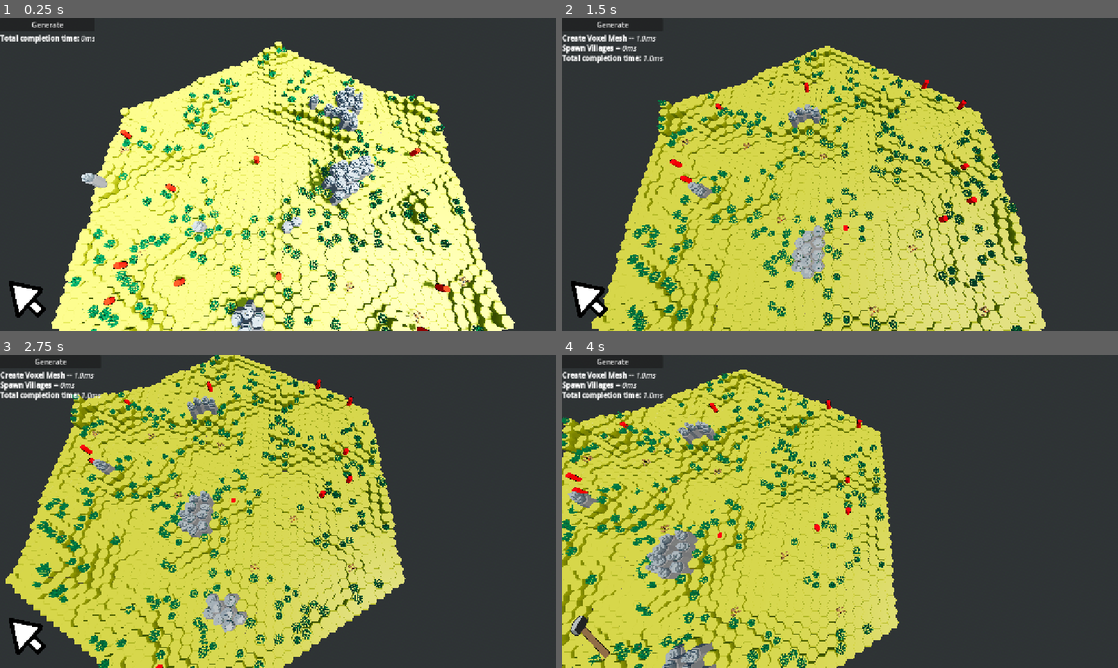
Above: before the commit, frames 1-4 (two rows, left to right).
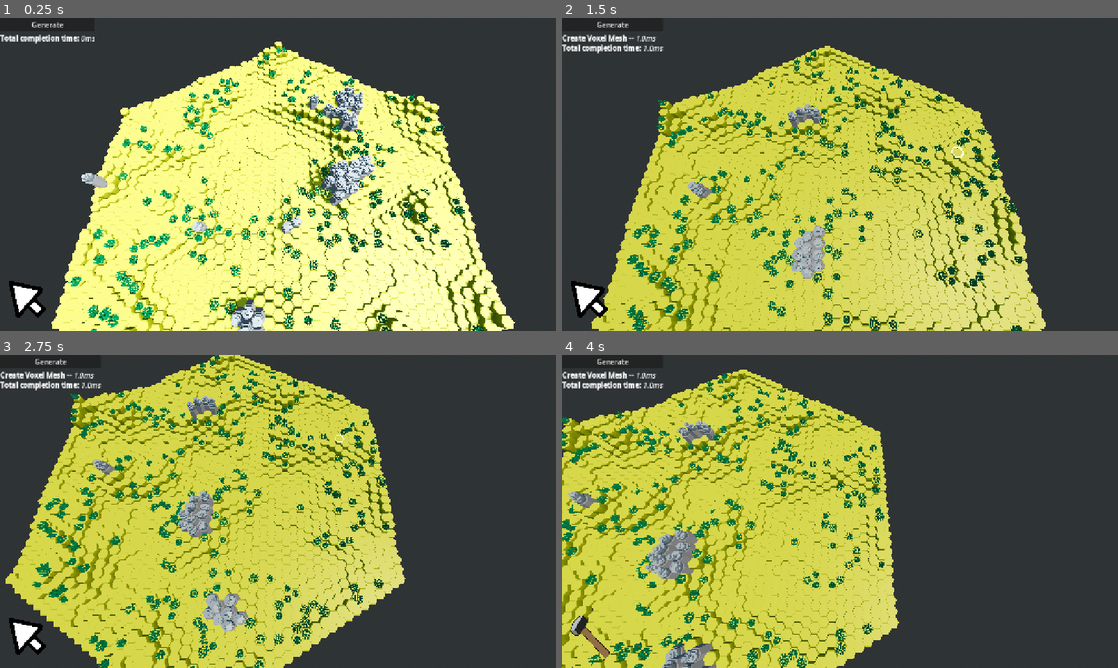
Above: after the commit, the same moments.

Repository: forzinkahd/HexaKingdomGameRepo
Game: Godot game, scene res://Scenes/GameScene.tscn
Same seed, same stepped clock (60 frames per second), same inputs: the game is played once before the commit and once after it.
Inputs (mouse positions are in pixels of both pictures, inside the frame that each line leads up to):
- Up to frame 1 (0.25 s): no input
- Up to frame 2 (1.5 s): click "Generate" at 0.5 s; tap Enter at 1.25 s; move the mouse to (962, 158) at 1.27 s; hold D (MoveRight) from 1.28 s (still down); click (962, 158) at 1.35 s
- Up to frame 3 (2.75 s): right-click (400, 495) at 1.55 s; move the mouse to (166, 527) at 2.02 s; release D (MoveRight) at 2.03 s; hold S (MoveBackwards) from 2.03 s (still down); right-click (166, 527) at 2.1 s; tap 1 (Select) at 2.3 s
- Up to frame 4 (4 s): move the mouse to (895, 442) at 2.77 s; release S (MoveBackwards) at 2.78 s; hold D (MoveRight) 2.78-3.53 s; tap 1 (Select) at 2.85 s; click (895, 442) at 3.05 s; move the mouse to (812, 574) at 3.52 s; hold W (MoveForward) from 3.53 s (still down); tap 2 (Build) at 3.6 s; click (812, 574) at 3.67 s; right-click (812, 574) at 3.8 s

The runs differ from the first frame. In frame 1, 0.7% of the frame differs, in the area x 18-85%, y 23-100%; in frame 2, 1.0%, in the area x 0-77%, y 8-96%; in frame 3, 0.9%; in frame 4, 0.9%.

Commit message:
Cursor implementation

Diff:
--- a/scripts/WorldGen/Voxel/chunk.gd
+++ b/scripts/WorldGen/Voxel/chunk.gd
@@ -21,47 +21,93 @@
 	body.add_child(col)
 
 
+var voxels_by_xz: Dictionary = {} # Vector2i -> Voxel
+
 func fill_pos_dict():
+	voxel_layers.clear()
+	voxels_by_xz.clear()
 	for v: Voxel in voxels:
-		var y = v.grid_position_xyz.y
-		if not voxel_layers.has(y):
-			voxel_layers[y] = []
-			#print("Voxel layer: ", y)
-		voxel_layers[y].append(v)
+		voxels_by_xz[v.grid_position_xz] = v
+		# you can keep voxel_layers if other systems still use it
 
 
 func voxel_at_point(hd: HitData) -> Voxel:
-	# convert hit point to approx grid xz using nearest neighbor search
-	# simplest: pick random surface voxel and greedy across planar neighbors (same as you do, but ignore y)
-	var corrected_pos: Vector3 = hd.point
+	# Move slightly into the surface so we don't get edge ambiguity
+	var p: Vector3 = hd.point - hd.normal * 0.01
 
-	# pick any voxel as start
-	if voxels.is_empty():
-		return null
+	var key: Vector2i
+	if WorldMap.is_map_staggered:
+		key = _pick_offset_hex_xz(p)
+	else:
+		key = _pick_axial_hex_xz(p)
 
-	var current: Voxel = voxels.pick_random()
-	var current_dist: float = Vector2(current.world_position.x, current.world_position.z).distance_to(
-		Vector2(corrected_pos.x, corrected_pos.z)
-	)
+	var v: Voxel = voxels_by_xz.get(key)
+	if v != null:
+		return v
 
-	var visited: Array[Voxel] = []
+	# Fallback: if something went out of bounds, return nearest by scan (rare)
+	return _fallback_nearest_by_xz(p)
 
-	while true:
-		var found_better := false
-		var neighbors: Array[Voxel] = WorldMap.get_tile_neighbors_surface(current) # NEW function
-		for n in neighbors:
-			if visited.has(n):
-				continue
-			var dist := Vector2(n.world_position.x, n.world_position.z).distance_to(
-				Vector2(corrected_pos.x, corrected_pos.z)
-			)
-			if dist < current_dist:
-				current = n
-				current_dist = dist
-				found_better = true
 
-		visited.append(current)
-		if not found_better:
-			break
+func _pick_axial_hex_xz(p: Vector3) -> Vector2i:
+	var size: float = WorldMap.world_settings.voxel_size
+	var sqrt3: float = sqrt(3.0)
 
-	return current
+	# Normalize to "hex space"
+	var px: float = p.x / size
+	var pz: float = p.z / size
+
+	# Axial fractional coords (q,r)
+	var qf: float = (2.0 / 3.0) * px
+	var rf: float = (-1.0 / 3.0) * px + (1.0 / sqrt3) * pz
+
+	# Convert to cube (x=q, z=r, y=-x-z) then cube-round
+	var xf: float = qf
+	var zf: float = rf
+	var yf: float = -xf - zf
+
+	var rx: int = int(round(xf))
+	var ry: int = int(round(yf))
+	var rz: int = int(round(zf))
+
+	var x_diff: float = abs(rx - xf)
+	var y_diff: float = abs(ry - yf)
+	var z_diff: float = abs(rz - zf)
+
+	if x_diff > y_diff and x_diff > z_diff:
+		rx = -ry - rz
+	elif y_diff > z_diff:
+		ry = -rx - rz
+	else:
+		rz = -rx - ry
+
+	# Axial (q=rx, r=rz) matches your (col,row) => Vector2i(x,z)
+	return Vector2i(rx, rz)
+
+
+func _pick_offset_hex_xz(p: Vector3) -> Vector2i:
+	# This matches your stagger=true mapping:
+	# x = 1.5 * col * size
+	# z = sqrt3 * row * size + parity(col) * (sqrt3/2) * size
+	var size: float = WorldMap.world_settings.voxel_size
+	var sqrt3: float = sqrt(3.0)
+
+	var col_f: float = (2.0 / 3.0) * (p.x / size)
+	var col: int = int(round(col_f))
+
+	var parity: int = ((col % 2) + 2) % 2
+	var row_f: float = (p.z / (sqrt3 * size)) - float(parity) * 0.5
+	var row: int = int(round(row_f))
+
+	return Vector2i(col, row)
+
+
+func _fallback_nearest_by_xz(p: Vector3) -> Voxel:
+	var best: Voxel = null
+	var best_d := INF
+	for v: Voxel in voxels:
+		var d := Vector2(v.world_position.x, v.world_position.z).distance_squared_to(Vector2(p.x, p.z))
+		if d < best_d:
+			best_d = d
+			best = v
+	return best
--- a/scripts/WorldGen/generation_settings.gd
+++ b/scripts/WorldGen/generation_settings.gd
@@ -35,7 +35,6 @@
 @export var solid_first_layer = true
 
 @export_category("Villages")
-@export var spawn_villages_and_units = true
 @export var map_edge_buffer = 1
 @export_range(1, 99) var spacing = 4
 
--- a/scripts/WorldGen/object_placer.gd
+++ b/scripts/WorldGen/object_placer.gd
@@ -3,58 +3,6 @@
 
 @export var village : PackedScene
 @export var proto_unit : PackedScene
-
-## placeholder functionality for placing units onto the map
-func create_starting_units(count : int):
-	var safety_count = 0 #Add safety counter in case no valid tiles
-	## Test pathfinder
-	while count > 0 and safety_count < 50:
-		var voxel: Voxel = null
-		if WorldMap.surface_layer.size() > 0:
-			var random_key = WorldMap.surface_layer.keys().pick_random()
-			voxel = WorldMap.surface_layer[random_key]
-
-		if voxel.occupier != null or not voxel.placeable: #voxel.type == VoxelData.voxel_type.WATER or
-			safety_count += 1
-			continue
-
-		var unit : Unit = proto_unit.instantiate()
-		add_child(unit)
-		unit.place_unit(voxel)
-		count -= 1
-
-
-func place_villages(tiles : Array[Voxel], spacing : int):
-	var tiles_copy = tiles.duplicate(true) #copy tiles and leave original unaffected
-	var placed_positions = []
-	var current_index = 0
-	tiles_copy.shuffle()
-
-	while current_index < tiles_copy.size():
-		# Select random tile from array
-		var candidate : Voxel = tiles_copy[current_index]
-		current_index += 1
-
-		if not candidate.placeable:
-			continue
-		var valid = true
-
-		# check against previous villages
-		for previous : Vector2 in placed_positions:
-			var c_diff = abs(previous.x - candidate.grid_position_xyz.x)
-			var r_diff = abs(previous.y - candidate.grid_position_xyz.y)
-			var delta = abs((previous.x + previous.y) - (candidate.grid_position_xyz.x + candidate.grid_position_xyz.y))
-			var ring_distance = max(c_diff, r_diff, delta)
-			if ring_distance <= spacing:
-				valid = false
-				break
-
-		if valid:
-			placed_positions.append(Vector2(candidate.grid_position_xyz.x, candidate.grid_position_xyz.y))
-			spawn_on_tile(candidate, village)
-			for n in candidate.neighbors:
-				n.placeable = false
-	print("placed " + str(placed_positions.size()) + " in " + str(current_index) + " attempts")
 
 
 # Spawn an object on a tile
--- a/scripts/WorldGen/world_gen.gd
+++ b/scripts/WorldGen/world_gen.gd
@@ -50,11 +50,11 @@
 	#print("World theme is: ", world_theme)
 
 	## Spawn villages and units
-	if settings.spawn_villages_and_units:
+	"""if settings.spawn_villages_and_units:
 		var placeable = get_placeable_voxels()
 		object_placer.place_villages(placeable, settings.spacing)
 		object_placer.create_starting_units(floori(settings.radius*0.5))
-		interval["Spawn Villages -- "] = Time.get_ticks_msec()
+		interval["Spawn Villages -- "] = Time.get_ticks_msec()"""
 
 	print_generation_results(starttime, interval)
 	interaction_tracker.init()
--- a/scripts/interaction.gd
+++ b/scripts/interaction.gd
@@ -61,7 +61,7 @@
 			elif interact_mode == mode.BUILD:
 				attempt_build(hit_data.object)
 		elif Input.is_action_just_pressed("RightClick"):
-			attempt_move_unit(hit_data)
+			print("RightClick currently does nothing, check interaction.gd")
 
 
 func raycast_at_mouse(origin, end) -> HitData:
@@ -107,7 +107,7 @@
 		select_unit(hit.object.get_parent())
 
 
-func attempt_move_unit(hitdata : HitData):
+"""func attempt_move_unit(hitdata : HitData):
 	if not selected_unit:
 		print("Select a unit first")
 		return
@@ -122,7 +122,7 @@
 		selected_unit.place_unit(hit_voxel)
 	else:
 		print("Invalid Voxel")
-	deselect()
+	deselect()"""
 
 
 func select_unit(unit : Unit):
@@ -136,16 +136,25 @@
 
 
 # We have clicked somewhere on a chunk of voxels
-func highlight_voxel(hit: HitData): #hit is hit_data
+func highlight_voxel(hit: HitData):
 	selected_unit = null
 	hide_cursor(unit_cursor)
-	var hit_chunk : Chunk = hit.object.get_parent()
-	var hit_voxel : Voxel = hit_chunk.voxel_at_point(hit)
+
+	var hit_chunk: Chunk = _chunk_from_hit(hit.object)
+	if hit_chunk == null:
+		return
+
+	var hit_voxel: Voxel = hit_chunk.voxel_at_point(hit)
 	if hit_voxel == null:
 		print("Hit voxel is null!")
 		return
+
 	selected_voxel = hit_voxel
-	move_cursor(voxel_cursor, hit_voxel.world_position, 1)
+
+	var cap_y := _voxel_cap_y(hit_voxel)
+	var cursor_pos := Vector3(hit_voxel.world_position.x, cap_y, hit_voxel.world_position.z)
+
+	move_cursor(voxel_cursor, cursor_pos) # no "+1" anymore
 	voxel_cursor.visible = true
 	animate_cursor(voxel_cursor)
 
@@ -156,10 +165,8 @@
 
 
 ## move cursor with optional height difference
-func move_cursor(cursor : Node3D, pos : Vector3, height : float = 0):
+func move_cursor(cursor : Node3D, pos : Vector3):
 	cursor.position = pos
-	if height != 0:
-		voxel_cursor.position.y += height
 
 
 func animate_cursor(cursor : Node3D):
@@ -174,5 +181,18 @@
 
 func hide_cursor(cursor : Node3D):
 	if cursor:
-		move_cursor(cursor, Vector3.ZERO, -10)
+		move_cursor(cursor, Vector3.ZERO)
 		cursor.visible = false
+
+
+func _voxel_cap_y(v: Voxel) -> float:
+	return float(v.height_units) * (WorldMap.world_settings.voxel_height * 0.5)
+
+
+func _chunk_from_hit(node: Node) -> Chunk:
+	var n := node
+	while n != null:
+		if n is Chunk:
+			return n as Chunk
+		n = n.get_parent()
+	return null
